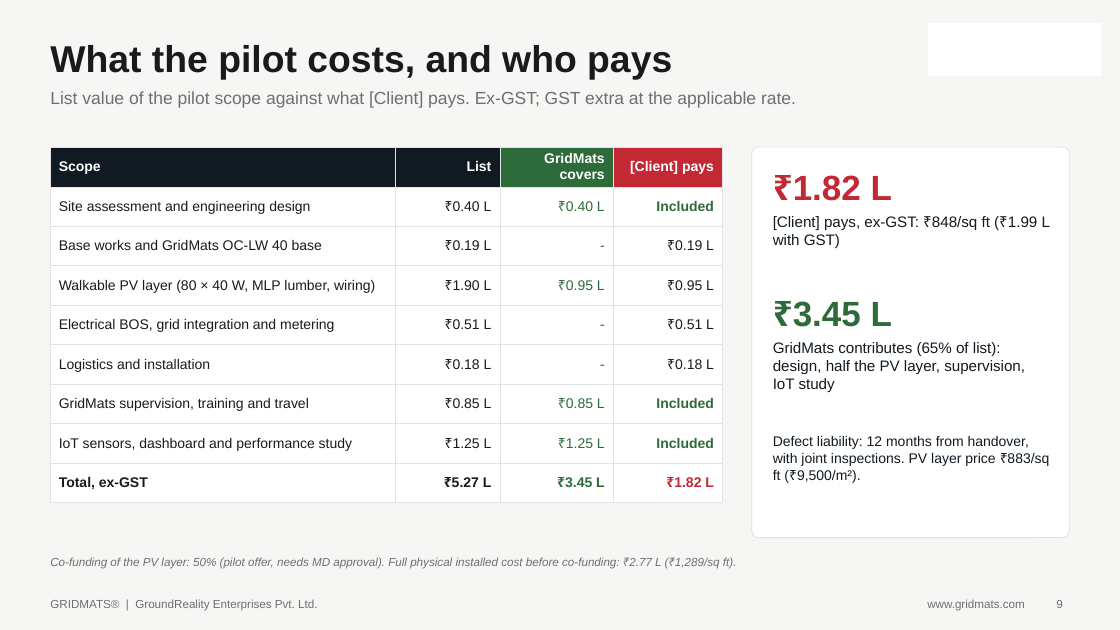
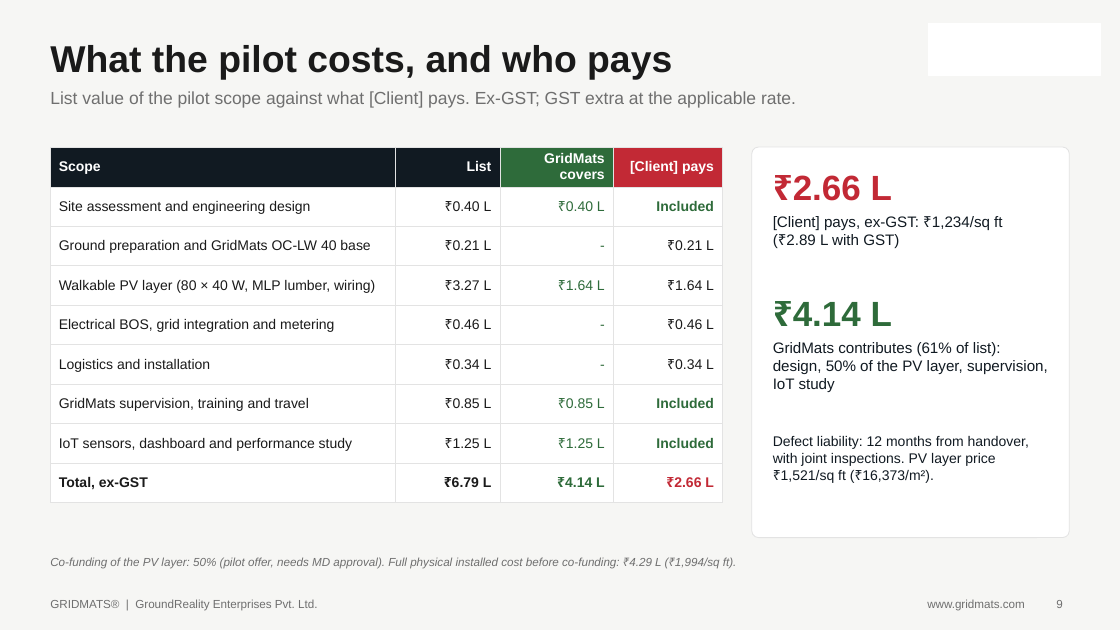
Before and after one commit to bprathap79/gridmats-monitor, a slide deck: slide 9 of solar-walkway-template/output/template/GridMats_Solar_Walkway_Proposal_TEMPLATE.pptx. Drawn at 1120x630 pixels with LibreOffice and Linux fonts; fonts in the diff are those of the drawing; background and template pictures are left out. Boxes give left, top, right and bottom in pixels: in the first picture for what was removed or moved away, otherwise in the second. Text is boxed around its words. In the diff, an @@ line names an element or a change of style, - is before the commit and + after.

```diff
--- a/solar-walkway-template/output/template/GridMats_Solar_Walkway_Proposal_TEMPLATE.pptx
+++ b/solar-walkway-template/output/template/GridMats_Solar_Walkway_Proposal_TEMPLATE.pptx
@@ table at [50, 147, 723, 493] @@
-row 3: Base works and GridMats OC-LW 40 base | ₹0.19 L | - | ₹0.19 L
+row 3: Ground preparation and GridMats OC-LW 40 base | ₹0.21 L | - | ₹0.21 L
-row 4: Walkable PV layer (80 × 40 W, MLP lumber, wiring) | ₹1.90 L | ₹0.95 L | ₹0.95 L
+row 4: Walkable PV layer (80 × 40 W, MLP lumber, wiring) | ₹3.27 L | ₹1.64 L | ₹1.64 L
-row 5, column 2: ₹0.51 L
+row 5, column 2: ₹0.46 L
-row 5, column 4: ₹0.51 L
+row 5, column 4: ₹0.46 L
-row 6, column 2: ₹0.18 L
+row 6, column 2: ₹0.34 L
-row 6, column 4: ₹0.18 L
+row 6, column 4: ₹0.34 L
-row 9: Total, ex-GST | ₹5.27 L | ₹3.45 L | ₹1.82 L
+row 9: Total, ex-GST | ₹6.79 L | ₹4.14 L | ₹2.66 L
@@ text at [793, 175, 892, 201]: text changed @@
-₹1.82 L
+₹2.66 L
@@ text at [773, 216, 1002, 248]: text changed @@
-[Client] pays, ex-GST: ₹848/sq ft (₹1.99 L with GST)
+[Client] pays, ex-GST: ₹1,234/sq ft (₹2.89 L with GST)
@@ text at [793, 302, 892, 326]: text changed @@
-₹3.45 L
+₹4.14 L
@@ text at [773, 342, 1048, 392]: text changed @@
-GridMats contributes (65% of list): design, half the PV layer, supervision, IoT study
+GridMats contributes (61% of list): design, 50% of the PV layer, supervision, IoT study
@@ text at [773, 436, 1029, 483]: text changed @@
-Defect liability: 12 months from handover, with joint inspections. PV layer price ₹883/sq ft (₹9,500/m²).
+Defect liability: 12 months from handover, with joint inspections. PV layer price ₹1,521/sq ft (₹16,373/m²).
@@ text at [50, 557, 737, 569]: text changed @@
-Co-funding of the PV layer: 50% (pilot offer, needs MD approval). Full physical installed cost before co-funding: ₹2.77 L (₹1,289/sq ft).
+Co-funding of the PV layer: 50% (pilot offer, needs MD approval). Full physical installed cost before co-funding: ₹4.29 L (₹1,994/sq ft).
```
Also in this commit, not shown: 8 other slides changed, 9 other files.
